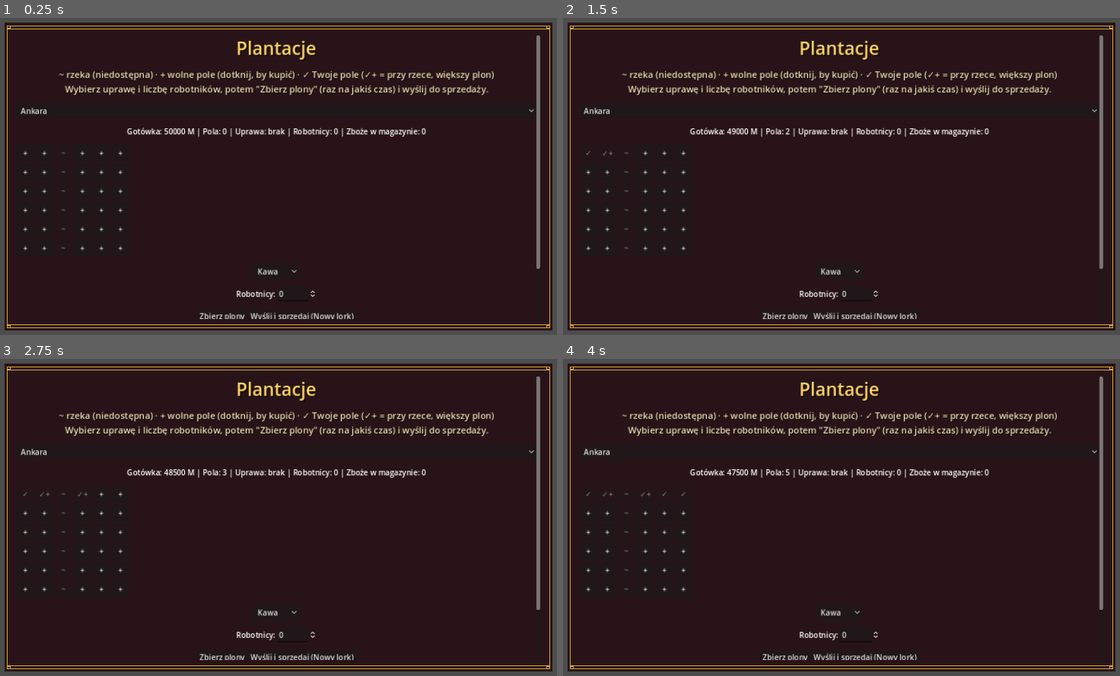
Above: before the commit, frames 1-4 (two rows, left to right).
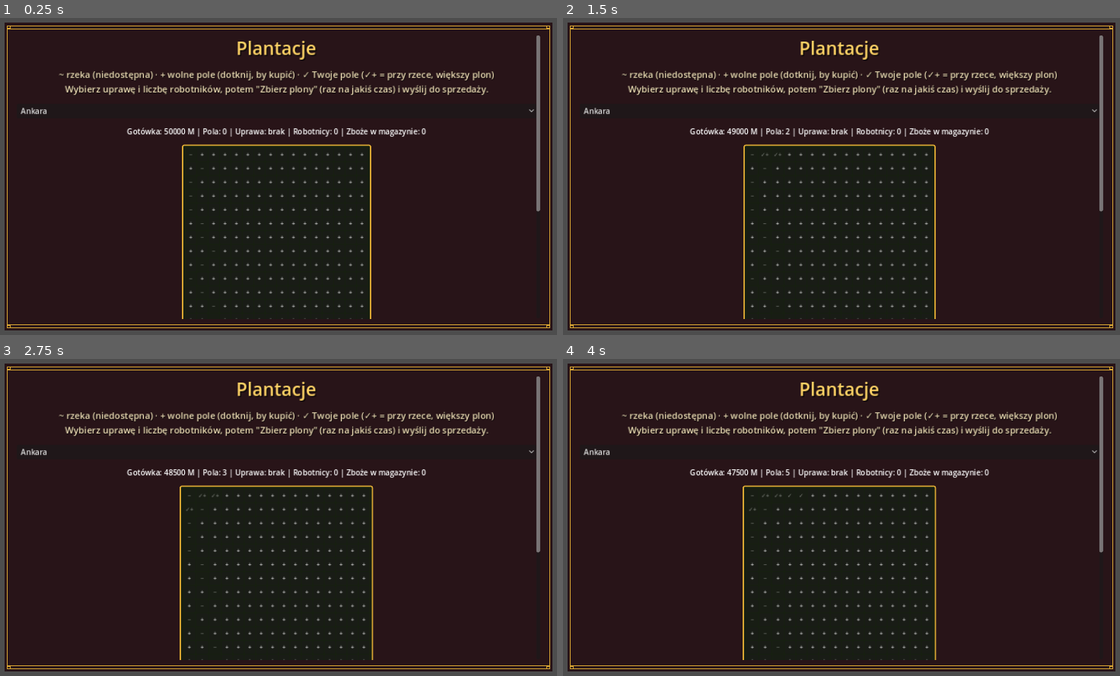
Above: after the commit, the same moments.

Repository: cinekm20/the-forger-retro-tycoon
Game: Godot game, scene res://scenes/plantation/Plantation.tscn
Same seed, same stepped clock (60 frames per second), same inputs: the game is played once before the commit and once after it. This scene is started directly instead of the project's main scene.
Inputs:
- Up to frame 1 (0.25 s): no input
- Up to frame 2 (1.5 s): click "+" at 0.5 s; click "+" at 1.25 s
- Up to frame 3 (2.75 s): click "+" at 2 s
- Up to frame 4 (4 s): click "+" at 2.75 s; click "+" at 3.5 s

The runs differ from the first frame. In frame 1, 2.3% of the frame differs, in the area x 4-97%, y 39-95%; in frame 2, 2.3%; in frame 3, 2.3%; in frame 4, 2.3%.

Commit message:
Powiększ siatkę plantacji do 16x16 z losową rzeką w ramce
Zamiast 6x6 z rzeką jako stałą, prostą kolumną: siatka to teraz 16x16
(256 pól, jak w oryginale z C64), rzeka to losowy, wijący się pas
(błądzenie losowe po kolumnach, generowane przy zakładaniu plantacji i
zapisywane per-plantacja). Widok zostaje płaski od góry (nie
izometryczny), cała siatka jest oprawiona w ramkę i mieści się w niej
bez przewijania dzięki mniejszym kafelkom (22x22 zamiast 36x36).

is_river_tile/is_adjacent_to_river przyjmują teraz plantation_index
(rzeka jest per-plantacja, nie globalną stałą) — zaktualizowano wszystkie
wywołania i testy regresyjne.

Diff:
--- a/game/scenes/plantation/Plantation.gd
+++ b/game/scenes/plantation/Plantation.gd
@@ -36,9 +36,31 @@
 	info_label.horizontal_alignment = HORIZONTAL_ALIGNMENT_CENTER
 	root.add_child(info_label)
 
+	## Siatka 16x16 (256 pól) w oprawionej ramce, jak w oryginale (zrzut
+	## ekranu użytkownika: zielone pole z rzeką w niebieskiej ramce) — widok
+	## płaski od góry, NIE izometryczny. Przy tylu polach przyciski 36x36 z
+	## poprzedniej, mniejszej siatki (6x6) w ogóle by się nie zmieściły, więc
+	## kafelki są teraz małe (22x22 + 2px odstępu = 16*24-2 ≈ 382px szerokości
+	## całej siatki) — mieści się w ramce bez potrzeby przewijania.
+	var grid_frame := PanelContainer.new()
+	var frame_style := StyleBoxFlat.new()
+	frame_style.bg_color = Color(0.05, 0.15, 0.05, 0.6)
+	frame_style.border_color = ScreenHelpers.COLOR_GOLD
+	frame_style.set_border_width_all(3)
+	frame_style.set_corner_radius_all(4)
+	frame_style.content_margin_left = 8
+	frame_style.content_margin_right = 8
+	frame_style.content_margin_top = 8
+	frame_style.content_margin_bottom = 8
+	grid_frame.add_theme_stylebox_override("panel", frame_style)
+	grid_frame.size_flags_horizontal = Control.SIZE_SHRINK_CENTER
+	root.add_child(grid_frame)
+
 	grid_container = GridContainer.new()
 	grid_container.columns = PlayerPlantations.GRID_SIZE
-	root.add_child(grid_container)
+	grid_container.add_theme_constant_override("h_separation", 2)
+	grid_container.add_theme_constant_override("v_separation", 2)
+	grid_frame.add_child(grid_container)
 
 	var crop_row := HBoxContainer.new()
 	crop_row.alignment = BoxContainer.ALIGNMENT_CENTER
@@ -116,12 +138,13 @@
 	var plantation: Dictionary = PlayerPlantations.plantations[plantation_index]
 	for tile_index in plantation["grid"].size():
 		var btn := Button.new()
-		btn.custom_minimum_size = Vector2(36, 36)
-		if PlayerPlantations.is_river_tile(tile_index):
+		btn.custom_minimum_size = Vector2(22, 22)
+		btn.add_theme_font_size_override("font_size", 12)
+		if PlayerPlantations.is_river_tile(plantation_index, tile_index):
 			btn.text = "~"
 			btn.disabled = true
 		elif plantation["grid"][tile_index]:
-			btn.text = "✓" if not PlayerPlantations.is_adjacent_to_river(tile_index) else "✓+"
+			btn.text = "✓" if not PlayerPlantations.is_adjacent_to_river(plantation_index, tile_index) else "✓+"
 			btn.disabled = true
 		else:
 			btn.text = "+"
--- a/game/scripts/autoload/PlayerPlantations.gd
+++ b/game/scripts/autoload/PlayerPlantations.gd
@@ -5,8 +5,7 @@
 ## wielu nieudokumentowanych czynników), więc formuła niżej jest świadomie
 ## uproszczonym, tunowalnym placeholderem do dalszego balansowania.
 
-const GRID_SIZE := 6
-const RIVER_COLUMN := 2  ## rzeka biegnie pionowo przez tę kolumnę (pola niedostępne pod uprawę)
+const GRID_SIZE := 16
 const TILE_COST := 500.0
 const WORKER_DAILY_WAGE := 1.0
 const MAX_WORKERS := 500
@@ -40,6 +39,7 @@
 	plantations.append({
 		"city": city_id,
 		"grid": grid,
+		"river": _generate_river(),
 		"crop": "",
 		"workers": 0,
 		"stored_goods": 0,
@@ -48,19 +48,35 @@
 	return plantations.size() - 1
 
 
-func is_river_tile(tile_index: int) -> bool:
-	return tile_index % GRID_SIZE == RIVER_COLUMN
+## Rzeka jako losowy, wijący się pas (a nie prosta kolumna, patrz zrzut
+## ekranu oryginału) — "błądzenie losowe" po kolumnach: startuje w losowej
+## kolumnie i w każdym kolejnym wierszu przesuwa się o -1/0/+1, przycięte do
+## granic siatki, więc zawsze tworzy ciągłą, pionowo płynącą, ale krętą rzekę.
+func _generate_river() -> Array[bool]:
+	var river: Array[bool] = []
+	river.resize(GRID_SIZE * GRID_SIZE)
+	river.fill(false)
+	var col := randi() % GRID_SIZE
+	for row in GRID_SIZE:
+		river[row * GRID_SIZE + col] = true
+		col = clampi(col + (randi() % 3 - 1), 0, GRID_SIZE - 1)
+	return river
+
+
+func is_river_tile(plantation_index: int, tile_index: int) -> bool:
+	return plantations[plantation_index]["river"][tile_index]
 
 
 ## Pole rzeki samo nie jest "sąsiadem rzeki" — bez tego wczesnego wyjścia
 ## dowolne pole rzeki wypadało jako sąsiadujące z inną, sąsiednią komórką
-## tej samej rzeki (ta sama kolumna, wiersz wyżej/niżej), co nie ma sensu
-## semantycznie. W realnej rozgrywce i tak nieistotne (rzeki nie da się
-## kupić, więc funkcja nigdy nie dostaje indeksu pola rzeki jako owned
-## tile), ale wynik dla dowolnego inputu powinien być poprawny.
-func is_adjacent_to_river(tile_index: int) -> bool:
-	if is_river_tile(tile_index):
+## tej samej rzeki, co nie ma sensu semantycznie. W realnej rozgrywce i tak
+## nieistotne (rzeki nie da się kupić, więc funkcja nigdy nie dostaje
+## indeksu pola rzeki jako owned tile), ale wynik dla dowolnego inputu
+## powinien być poprawny.
+func is_adjacent_to_river(plantation_index: int, tile_index: int) -> bool:
+	if is_river_tile(plantation_index, tile_index):
 		return false
+	var river: Array = plantations[plantation_index]["river"]
 	var x := tile_index % GRID_SIZE
 	@warning_ignore("integer_division")  ## celowe: y to indeks wiersza w siatce
 	var y := tile_index / GRID_SIZE
@@ -70,14 +86,14 @@
 				continue
 			var nx: int = x + dx
 			var ny: int = y + dy
-			if nx == RIVER_COLUMN and ny >= 0 and ny < GRID_SIZE:
+			if nx >= 0 and nx < GRID_SIZE and ny >= 0 and ny < GRID_SIZE and river[ny * GRID_SIZE + nx]:
 				return true
 	return false
 
 
 func buy_tile(plantation_index: int, tile_index: int) -> bool:
 	var plantation: Dictionary = plantations[plantation_index]
-	if is_river_tile(tile_index) or plantation["grid"][tile_index]:
+	if is_river_tile(plantation_index, tile_index) or plantation["grid"][tile_index]:
 		return false
 	if not Economy.spend(TILE_COST):
 		return false
@@ -112,7 +128,7 @@
 	var plantation: Dictionary = plantations[plantation_index]
 	var count := 0
 	for i in plantation["grid"].size():
-		if plantation["grid"][i] and is_adjacent_to_river(i):
+		if plantation["grid"][i] and is_adjacent_to_river(plantation_index, i):
 			count += 1
 	return count
 
--- a/game/tests/run_tests.gd
+++ b/game/tests/run_tests.gd
@@ -73,12 +73,22 @@
 
 func _test_river_adjacency_detection() -> void:
 	print("-- PlayerPlantations: wykrywanie sąsiedztwa z rzeką --")
-	# RIVER_COLUMN = 2, GRID_SIZE = 6 -> tile_index = y*6+x
-	_assert(PlayerPlantations.is_river_tile(2), "pole (2,0) to sama rzeka")
-	_assert(not PlayerPlantations.is_adjacent_to_river(2), "rzeka nie jest 'sąsiadem samej siebie' (nieistotne w grze — rzeka i tak nie do kupienia)")
-	_assert(PlayerPlantations.is_adjacent_to_river(1), "pole (1,0), tuż obok rzeki -> sąsiaduje")
-	_assert(PlayerPlantations.is_adjacent_to_river(3), "pole (3,0), po drugiej stronie rzeki -> też sąsiaduje")
-	_assert(not PlayerPlantations.is_adjacent_to_river(5), "pole (5,0), daleko od rzeki -> nie sąsiaduje")
+	PlayerPlantations.reset_new_game()
+	var idx := PlayerPlantations.found_plantation("richmond")
+	# Rzeka jest teraz losowa (patrz _generate_river) — dla deterministycznego
+	# testu logiki sąsiedztwa nadpisujemy ją ręcznie: prosta kolumna x=2,
+	# GRID_SIZE = 16 -> tile_index = y*16+x.
+	var river: Array[bool] = []
+	river.resize(PlayerPlantations.GRID_SIZE * PlayerPlantations.GRID_SIZE)
+	river.fill(false)
+	river[2] = true  # pole (2,0)
+	PlayerPlantations.plantations[idx]["river"] = river
+
+	_assert(PlayerPlantations.is_river_tile(idx, 2), "pole (2,0) to sama rzeka")
+	_assert(not PlayerPlantations.is_adjacent_to_river(idx, 2), "rzeka nie jest 'sąsiadem samej siebie' (nieistotne w grze — rzeka i tak nie do kupienia)")
+	_assert(PlayerPlantations.is_adjacent_to_river(idx, 1), "pole (1,0), tuż obok rzeki -> sąsiaduje")
+	_assert(PlayerPlantations.is_adjacent_to_river(idx, 3), "pole (3,0), po drugiej stronie rzeki -> też sąsiaduje")
+	_assert(not PlayerPlantations.is_adjacent_to_river(idx, 5), "pole (5,0), daleko od rzeki -> nie sąsiaduje")
 
 
 func _test_harvest_requires_elapsed_time() -> void:
@@ -86,6 +96,7 @@
 	PlayerPlantations.reset_new_game()
 	Calendar.reset_new_game()
 	var idx := PlayerPlantations.found_plantation("richmond")
+	PlayerPlantations.plantations[idx]["river"].fill(false)  # rzeka losowa - pole 0 musi być pewne do kupienia
 	PlayerPlantations.set_crop(idx, "tobacco")
 	PlayerPlantations.hire_workers(idx, 500)
 	Economy.reset_new_game()
@@ -106,6 +117,7 @@
 	PlayerPlantations.reset_new_game()
 	Calendar.reset_new_game()
 	var idx := PlayerPlantations.found_plantation("richmond")
+	PlayerPlantations.plantations[idx]["river"].fill(false)  # rzeka losowa - pole 0 musi być pewne do kupienia
 	PlayerPlantations.set_crop(idx, "tobacco")
 	PlayerPlantations.hire_workers(idx, 500)
 	Economy.reset_new_game()
@@ -116,6 +128,7 @@
 	PlayerPlantations.reset_new_game()
 	Calendar.reset_new_game()
 	idx = PlayerPlantations.found_plantation("richmond")
+	PlayerPlantations.plantations[idx]["river"].fill(false)  # rzeka losowa - pole 0 musi być pewne do kupienia
 	PlayerPlantations.set_crop(idx, "tobacco")
 	PlayerPlantations.hire_workers(idx, 500)
 	Economy.reset_new_game()
